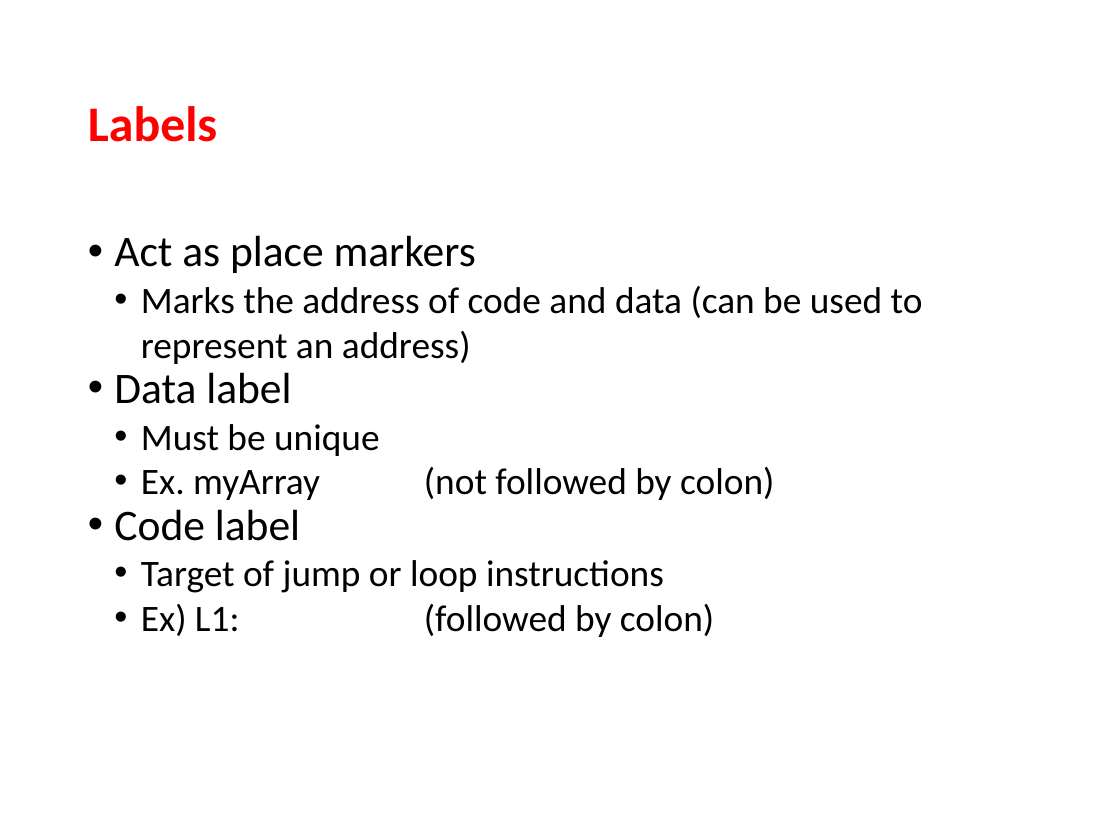
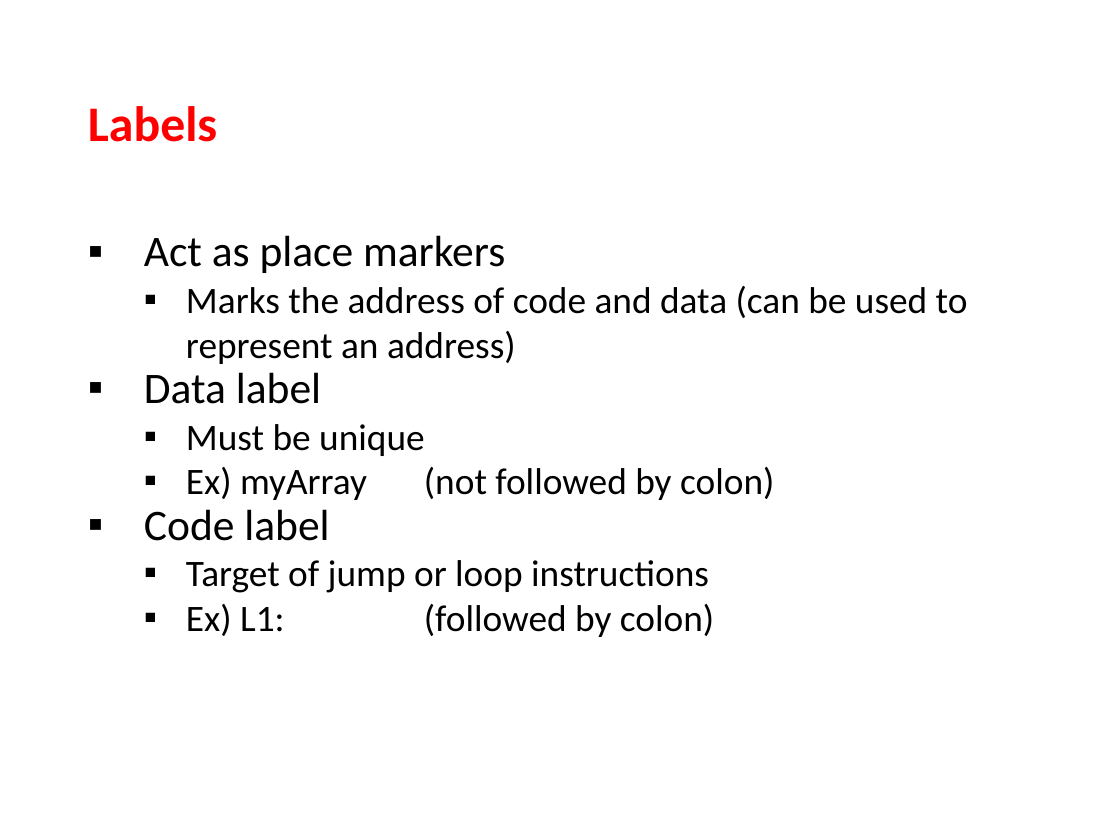
Before and after one commit to USMC1941/CS211-Rutgers, a slide deck: slide 23 of Recitations/Abu Shoeb/7-8 Abu Shoeb.pptx. Drawn at 1120x840 pixels with LibreOffice and Linux fonts; fonts in the diff are those of the drawing. Boxes give left, top, right and bottom in pixels: in the first picture for what was removed or moved away, otherwise in the second. Text is boxed around its words. In the diff, an @@ line names an element or a change of style, - is before the commit and + after.

```diff
--- a/Recitations/Abu Shoeb/7-8 Abu Shoeb.pptx
+++ b/Recitations/Abu Shoeb/7-8 Abu Shoeb.pptx
@@ text at (x1=144, y1=235, x2=968, y2=637): bullet • to ▪ @@
@@ text at (x1=186, y1=467, x2=774, y2=500): text changed @@
-  • Ex. myArray (not followed by colon)
+  ▪ Ex) myArray (not followed by colon)
```
Also in this commit, not shown: 21 other slides changed, 9 other files.
